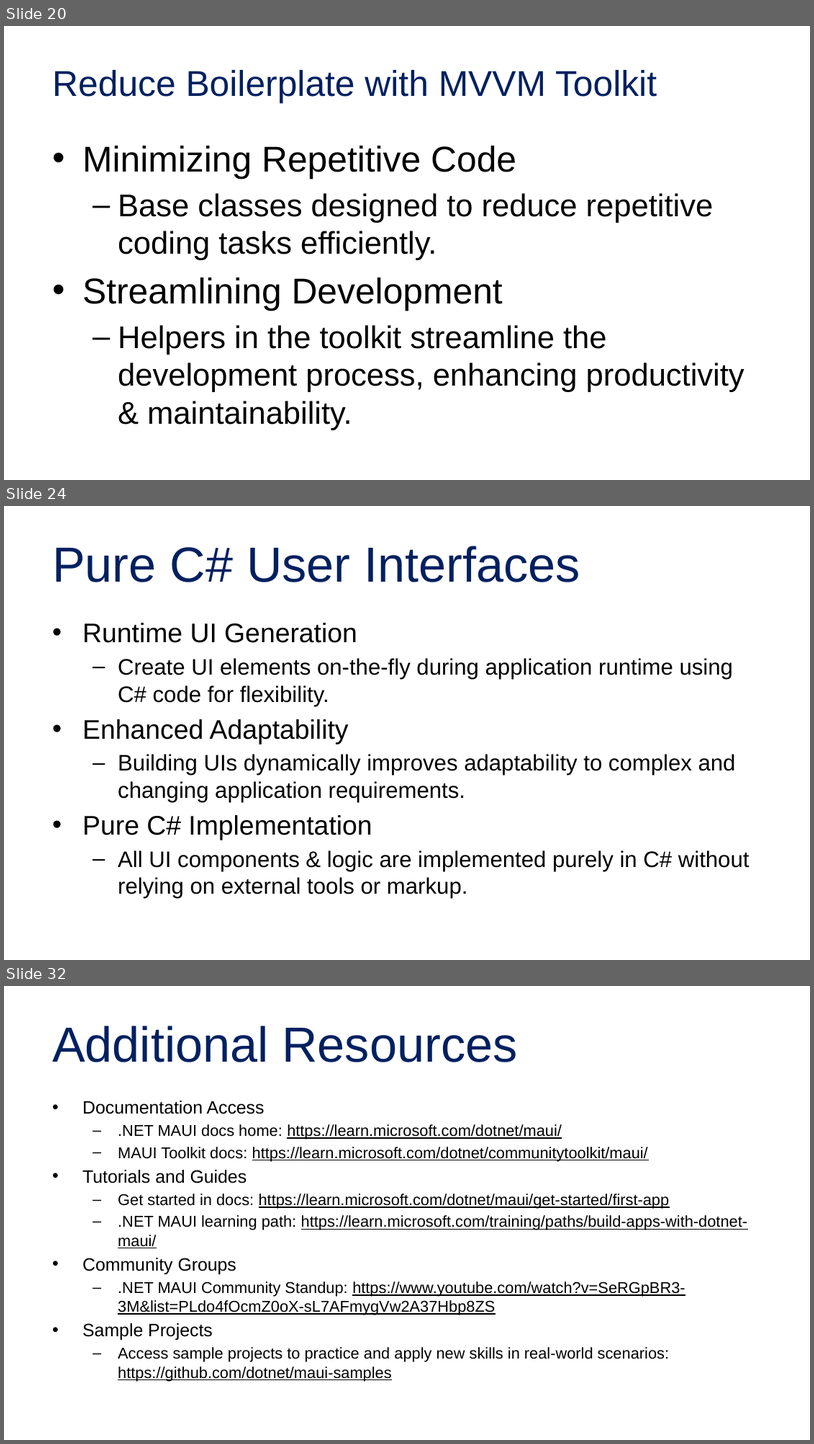
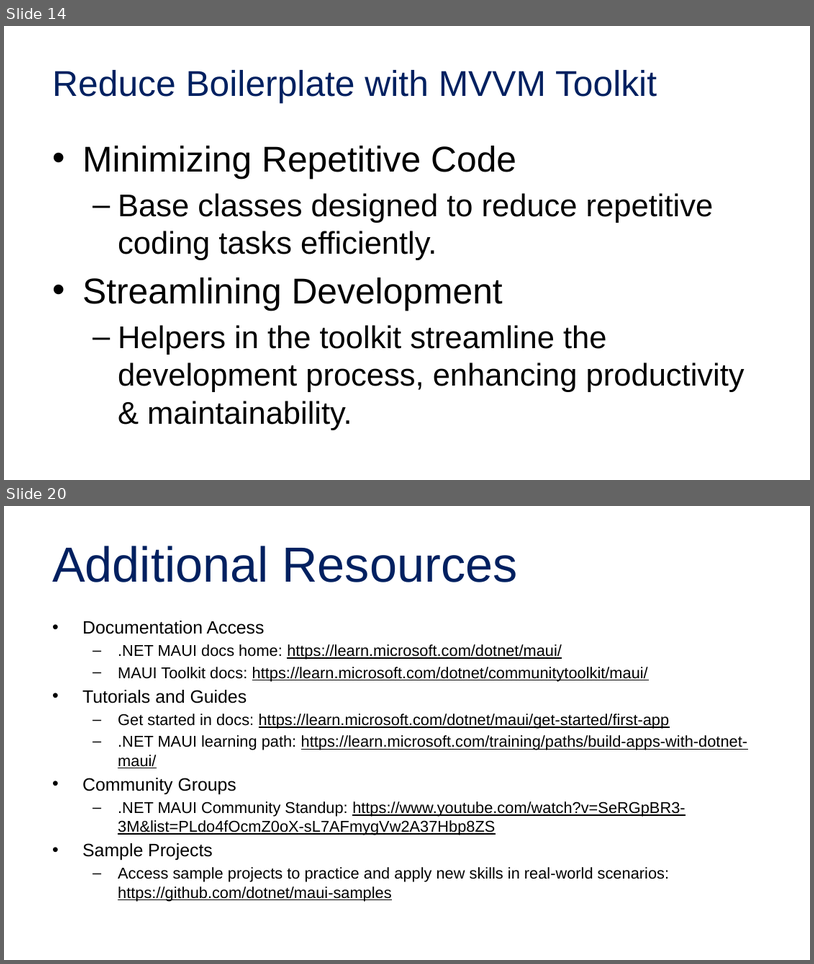
Before and after one commit to alvinashcraft/speaking, a slide deck: 2025/1116_VSLiveOrlando/Maui Toolkit/Create Multi-Platform Apps with .NET.pptx. Shown one above the other, each under a label of ours: slides 20, 24 and 32 before the commit, slides 14 and 20 after it; the slides between them are not shown. The pictures are 814x1444 and 814x964 pixels, drawn with LibreOffice and Linux fonts; fonts in the diff are those of the drawing; background and template pictures are left out. Boxes give left, top, right and bottom in pixels: in the first picture for what was removed or moved away, otherwise in the second. Text is boxed around its words. In the diff, an @@ line names an element or a change of style, - is before the commit and + after.

```diff
--- a/2025/1116_VSLiveOrlando/Maui Toolkit/Create Multi-Platform Apps with .NET.pptx
+++ b/2025/1116_VSLiveOrlando/Maui Toolkit/Create Multi-Platform Apps with .NET.pptx
@@ slide 24 removed at [4,506,810,960], background picture (left out) @@
@@ title removed at [52,546,580,582] @@
-Pure C# User Interfaces
@@ text removed at [82,623,750,898] @@
-• Runtime UI Generation
-  – Create UI elements on-the-fly during application runtime using C# code for flexibility.
-• Enhanced Adaptability
-  – Building UIs dynamically improves adaptability to complex and changing application requirements.
-• Pure C# Implementation
-  – All UI components & logic are implemented purely in C# without relying on external tools or markup.
@@ what was slide 20 is now slide 14 @@
@@ what was slide 32 is now slide 20 @@
```
Also in this commit, not shown: 10 slides changed, 11 other slides removed.
